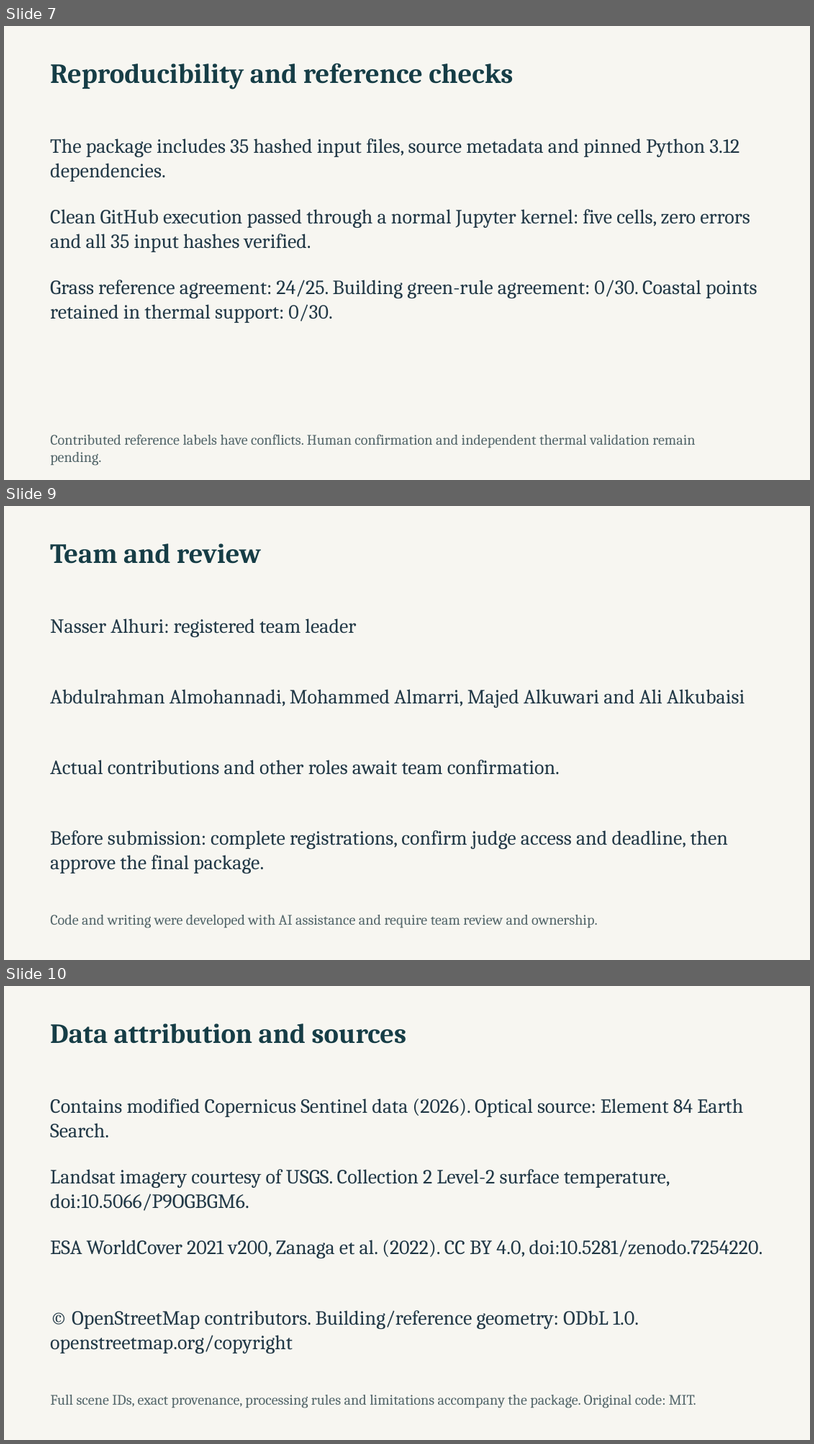
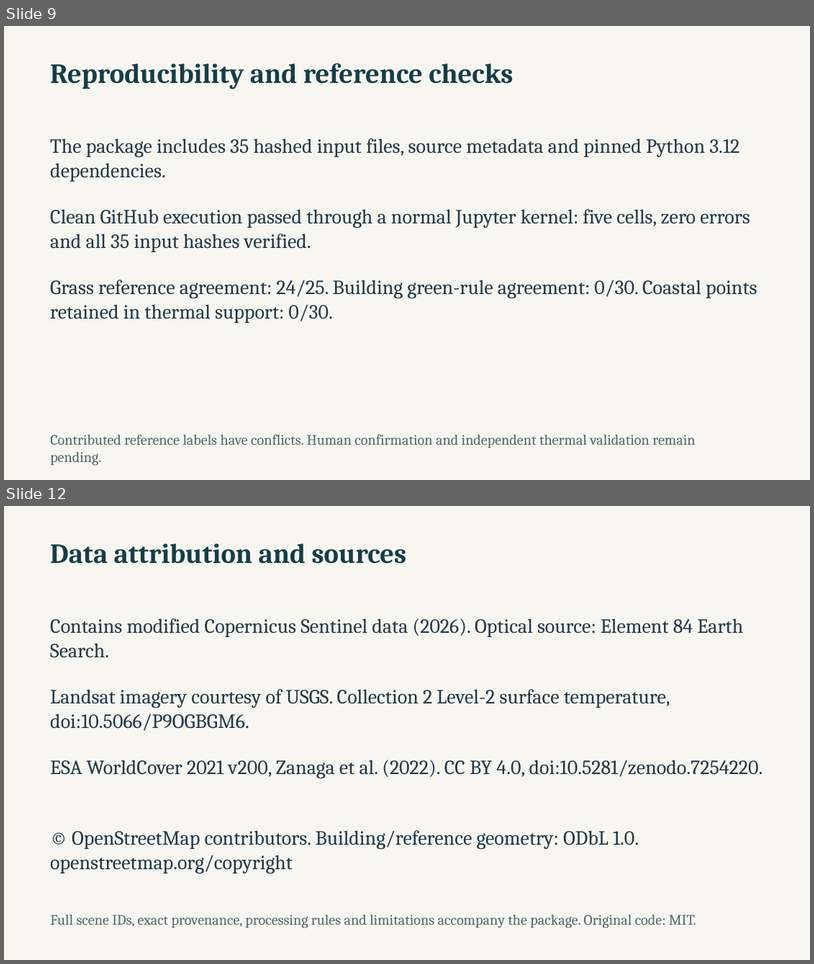
Before and after one commit to NasserAlhuri/spaceHacathon, a slide deck: docs/UrbanHeat-AlKhor-Pitch.pptx. Shown one above the other, each under a label of ours: slides 7, 9 and 10 before the commit, slides 9 and 12 after it; the slides between them are not shown. The pictures are 814x1444 and 814x964 pixels, drawn with LibreOffice and Linux fonts; fonts in the diff are those of the drawing. Boxes give left, top, right and bottom in pixels: in the first picture for what was removed or moved away, otherwise in the second. Text is boxed around its words. In the diff, an @@ line names an element or a change of style, - is before the commit and + after.

Commit message:
Complete Al Khor review deck and assign honest team responsibilities [skip ci]

```diff
--- a/docs/UrbanHeat-AlKhor-Pitch.pptx
+++ b/docs/UrbanHeat-AlKhor-Pitch.pptx
@@ slide 9 removed at bbox=[4, 506, 810, 960], background #F7F6F1 @@
@@ text removed at bbox=[50, 543, 261, 564] @@
-Team and review
@@ text removed at bbox=[50, 618, 356, 637] @@
-Nasser Alhuri: registered team leader
@@ text removed at bbox=[50, 689, 745, 708] @@
-Abdulrahman Almohannadi, Mohammed Almarri, Majed Alkuwari and Ali Alkubaisi
@@ text removed at bbox=[50, 759, 560, 775] @@
-Actual contributions and other roles await team confirmation.
@@ text removed at bbox=[50, 830, 729, 873] @@
-Before submission: complete registrations, confirm judge access and deadline, then approve the final package.
@@ text removed at bbox=[50, 914, 597, 928] @@
-Code and writing were developed with AI assistance and require team review and ownership.
@@ what was slide 7 is now slide 9 @@
@@ what was slide 10 is now slide 12 @@
```
Also in this commit, not shown: 3 slides changed, 3 slides added, 9 other files.
